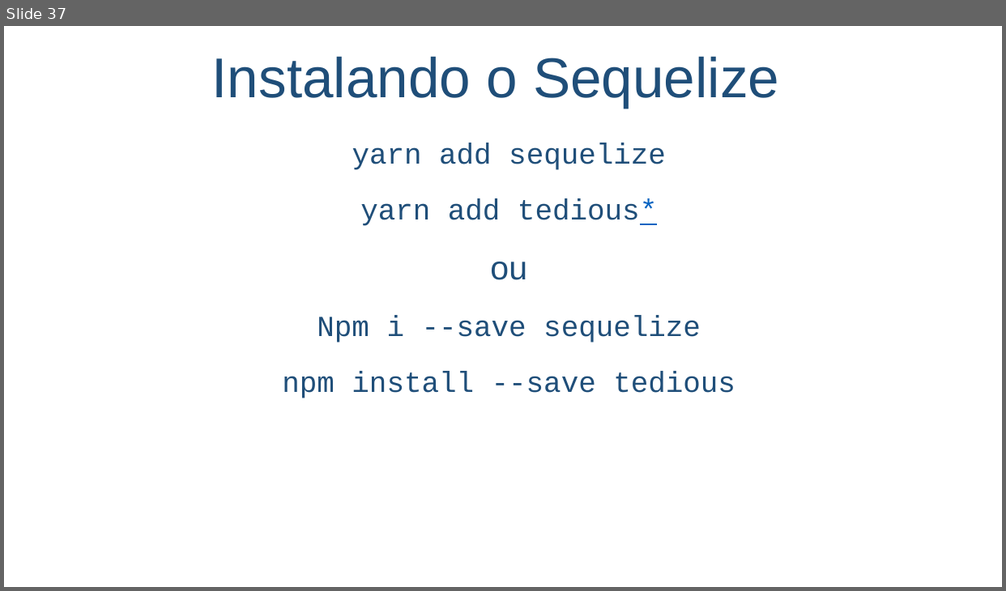
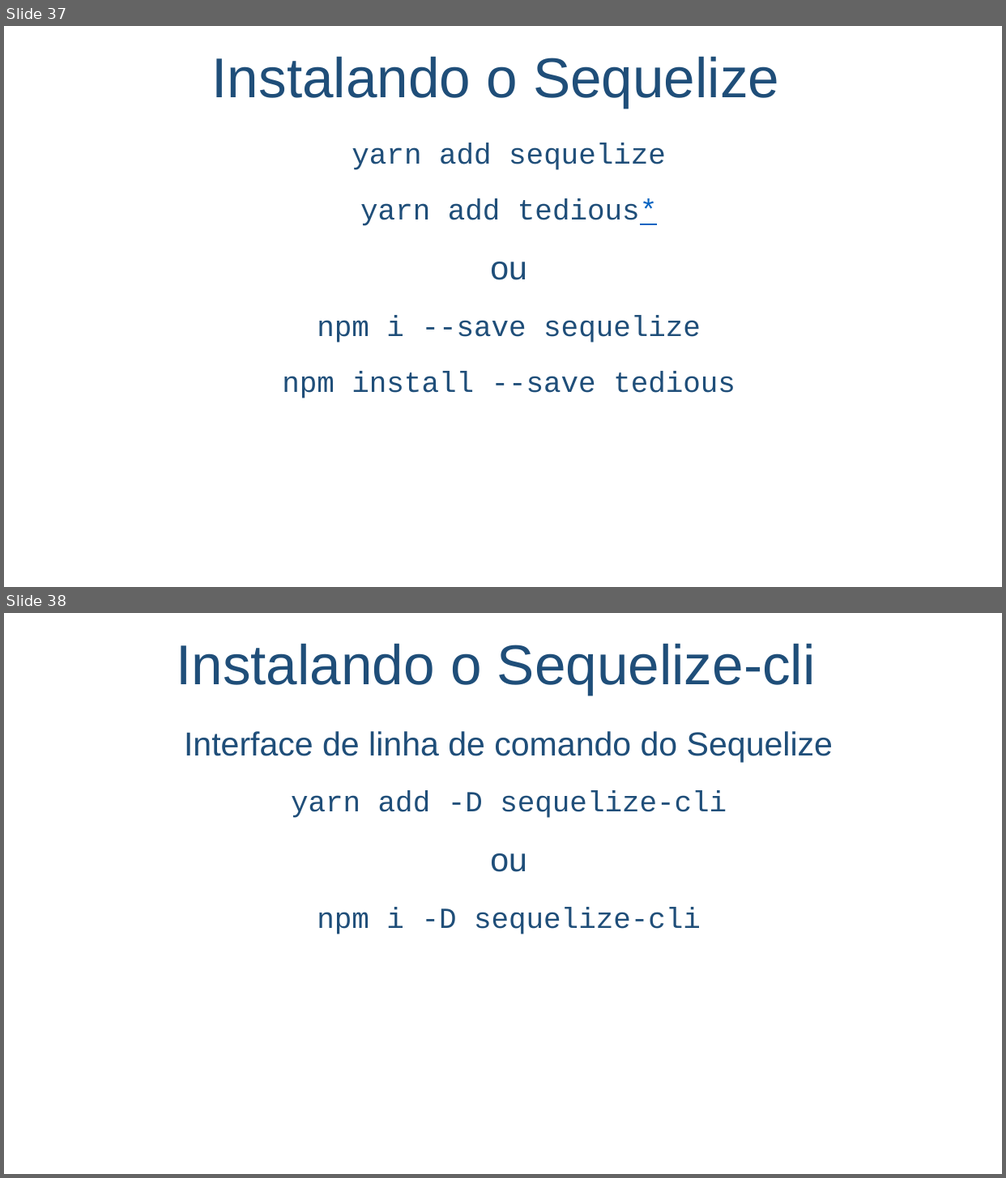
Before and after one commit to salmo-jr/public-slides, a slide deck: node-js.pptx. Shown one above the other, each under a label of ours: slide 37 before the commit, slides 37 and 38 after it. The pictures are 1006x591 and 1006x1178 pixels, drawn with LibreOffice and Linux fonts; fonts in the diff are those of the drawing; background and template pictures are left out. Boxes give left, top, right and bottom in pixels: in the first picture for what was removed or moved away, otherwise in the second. Text is boxed around its words. In the diff, an @@ line names an element or a change of style, - is before the commit and + after.

```diff
--- a/node-js.pptx
+++ b/node-js.pptx
@@ slide 38 added at <box>4,613,1002,1174</box>, background picture (left out) @@
@@ text added at <box>176,643,816,695</box>, 54 pt, text #1F4E79 @@
+Instalando o Sequelize-cli
@@ text added at <box>184,731,833,935</box>, 28 pt, text #1F4E79 @@
+Interface de linha de comando do Sequelize
+yarn add -D sequelize-cli
+ou
+npm i -D sequelize-cli
@@ slide 37 changed as well @@
@@ text at <box>317,316,701,343</box>: text changed @@
-Npm i --save sequelize
+npm i --save sequelize
```
Also in this commit, not shown: 3 other slides changed, 3 other slides added.
